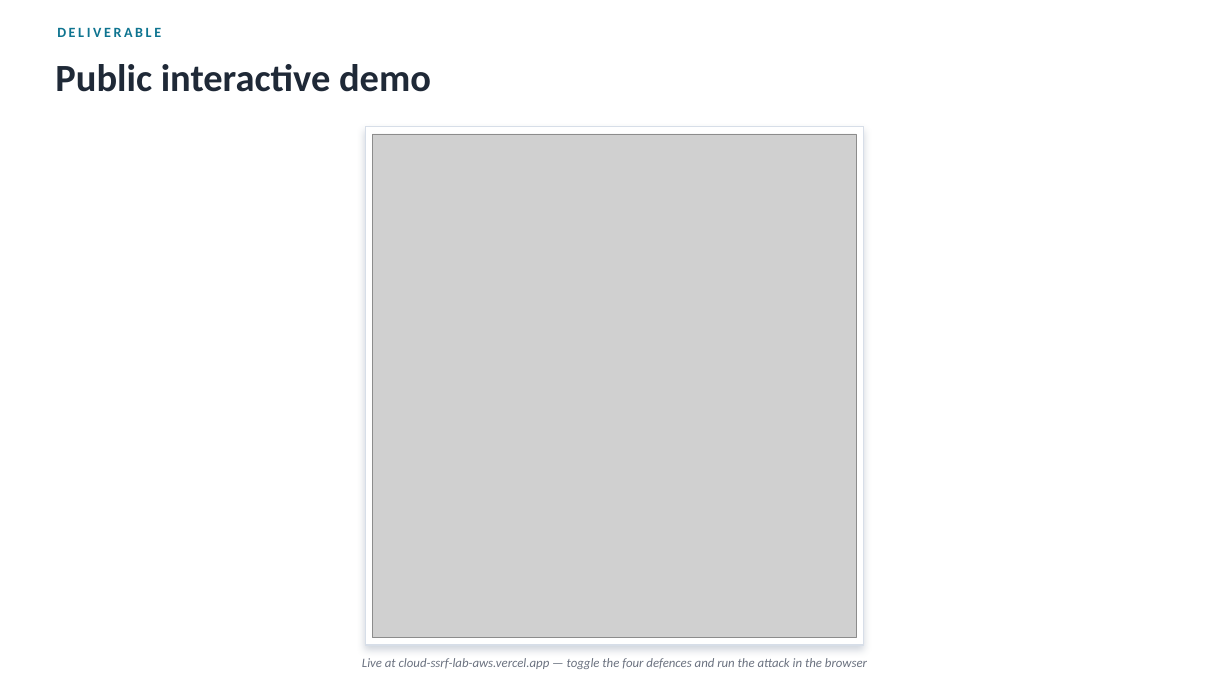
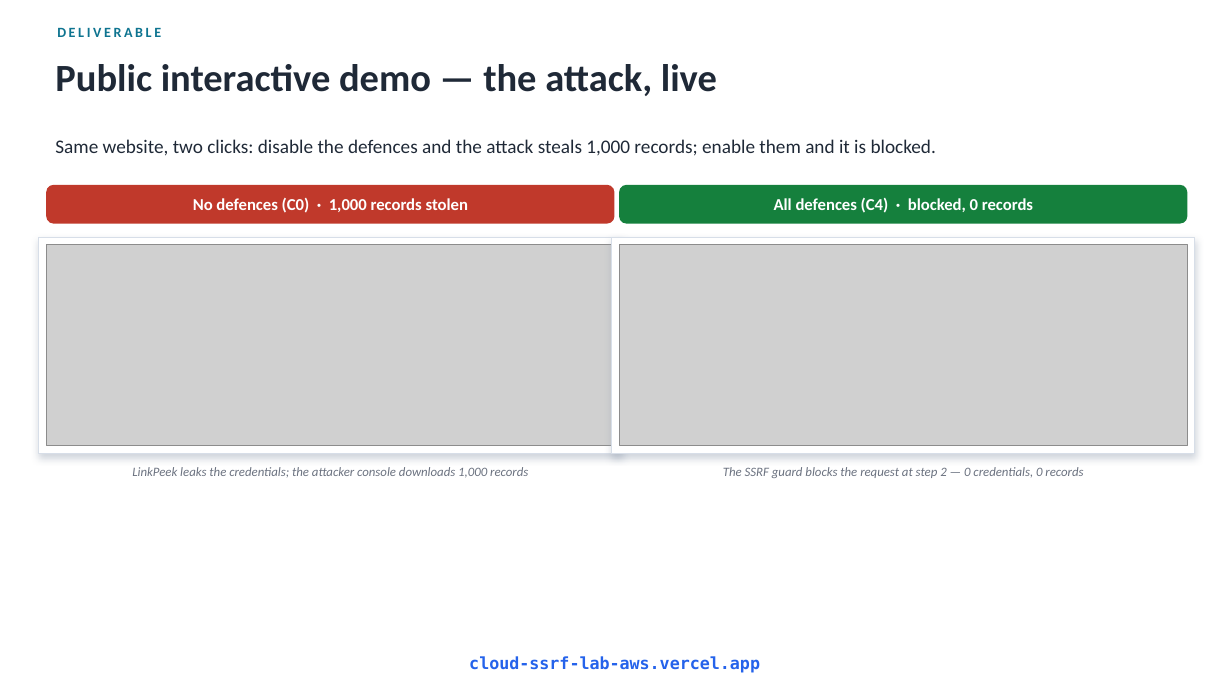
Before and after one commit to i9x0/cloud-ssrf-lab, a slide deck: slide 12 of report/CS621_Presentation.pptx. Drawn at 1232x693 pixels with LibreOffice and Linux fonts; fonts in the diff are those of the drawing; grey boxes stand for pictures. Boxes give left, top, right and bottom in pixels: in the first picture for what was removed or moved away, otherwise in the second. Text is boxed around its words. In the diff, an @@ line names an element or a change of style, - is before the commit and + after.

Commit message:
docs: show the live website in action (attack vs blocked) in report & deck

```diff
--- a/report/CS621_Presentation.pptx
+++ b/report/CS621_Presentation.pptx
@@ text at (55, 64, 717, 96): text changed @@
-Public interactive demo
+Public interactive demo — the attack, live
@@ text added at (55, 139, 936, 156), 15 pt, text #1F2937 @@
+Same website, two clicks: disable the defences and the attack steals 1,000 records; enable them and it is blocked.
@@ picture removed at (372, 134, 856, 638) @@
@@ rounded rectangle added at (46, 185, 615, 224), fill #C0392B @@
@@ text added at (193, 198, 468, 213), 13 pt, text #FFFFFF, bold @@
+No defences (C0) · 1,000 records stolen
@@ rounded rectangle added at (619, 185, 1188, 224), fill #15803D @@
@@ text added at (774, 198, 1033, 213), 13 pt, text #FFFFFF, bold @@
+All defences (C4) · blocked, 0 records
@@ rectangle: place and size @@
-rectangle at (365, 127, 863, 645)
+rectangle at (39, 238, 622, 454)
@@ rectangle added at (612, 238, 1195, 454), fill #FFFFFF, outline #D7DEE8 1 pt @@
@@ picture added at (46, 245, 615, 446) @@
@@ picture added at (619, 245, 1188, 446) @@
@@ text added at (132, 467, 528, 478), 10 pt, text #6B7280, italic @@
+LinkPeek leaks the credentials; the attacker console downloads 1,000 records
@@ text added at (723, 467, 1083, 478), 10 pt, text #6B7280, italic @@
+The SSRF guard blocks the request at step 2 — 0 credentials, 0 records
@@ text at (469, 656, 760, 673): text changed; size 10 to 13 pt; font Calibri to DejaVu Sans Mono; text colour #6B7280 to #2563EB; bold on; italic off @@
-Live at cloud-ssrf-lab-aws.vercel.app — toggle the four defences and run the attack in the browser
+cloud-ssrf-lab-aws.vercel.app
```
Also in this commit, not shown: 5 other files.
